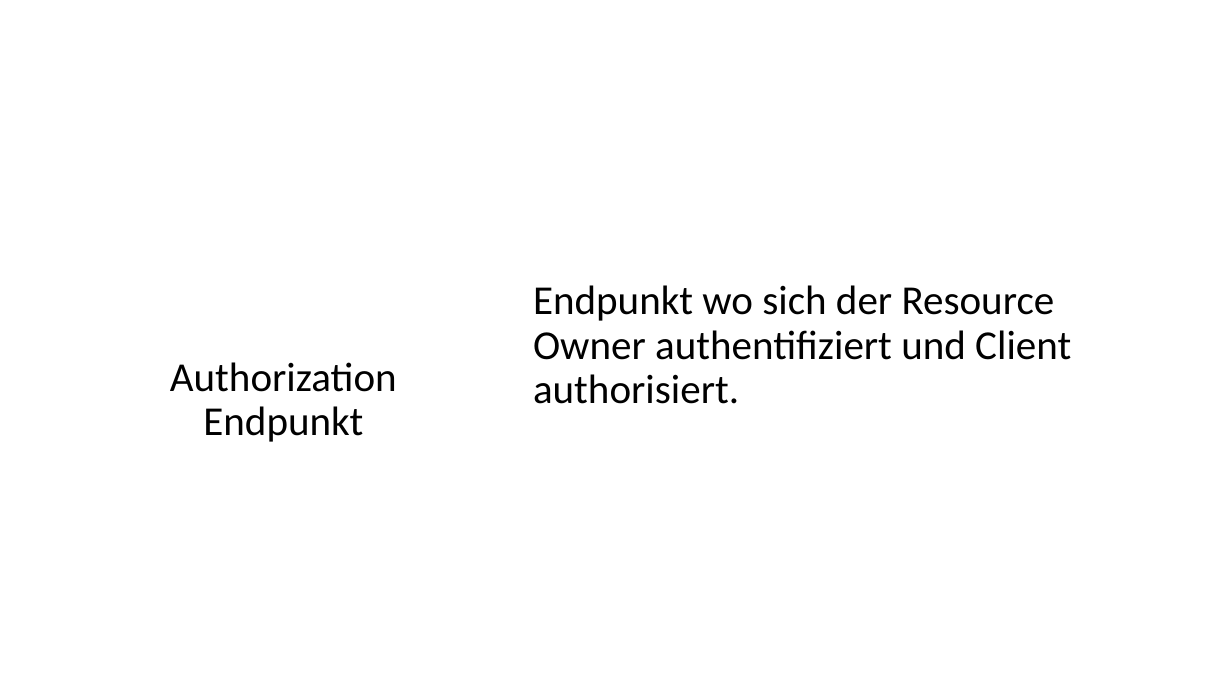
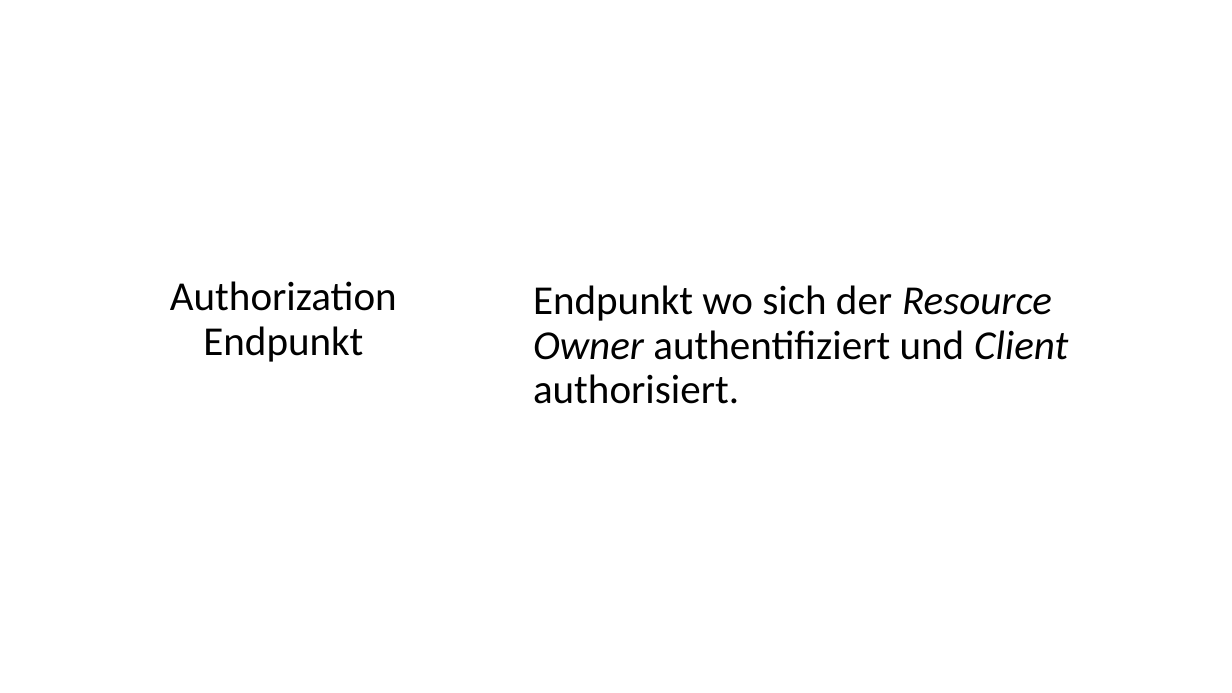
Before and after one commit to kalcik/talks-and-events, a slide deck: slide 21 of oidc-oauth/OpenIDConnect & OAuth.pptx. Drawn at 1232x693 pixels with LibreOffice and Linux fonts; fonts in the diff are those of the drawing. Boxes give left, top, right and bottom in pixels: in the first picture for what was removed or moved away, otherwise in the second. Text is boxed around its words. In the diff, an @@ line names an element or a change of style, - is before the commit and + after.

```diff
--- a/oidc-oauth/OpenIDConnect & OAuth.pptx
+++ b/oidc-oauth/OpenIDConnect & OAuth.pptx
@@ text "Authorization Endpunkt": place and size @@
-text "Authorization Endpunkt" at box(170, 362, 397, 442)
+text "Authorization Endpunkt" at box(170, 281, 397, 362)
@@ text "Endpunkt wo sich der Resource ..." at box(533, 285, 1068, 404): italic on in "Resource Owner Client" @@
```
Also in this commit, not shown: 9 other slides changed.
